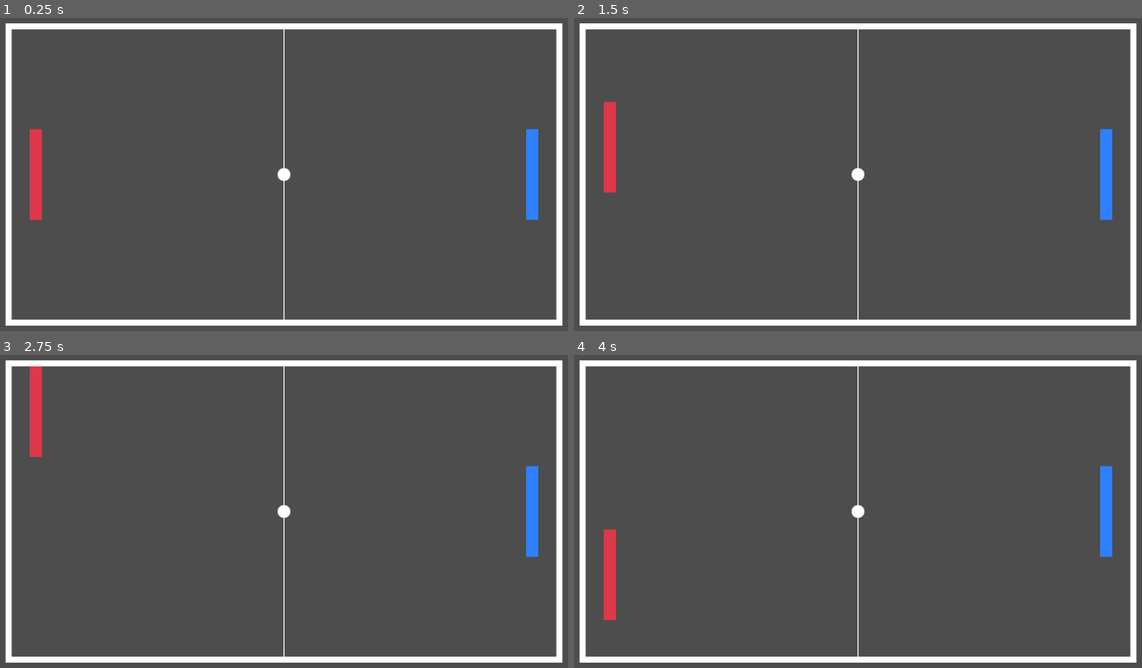
Above: before the commit, frames 1-4 (two rows, left to right).
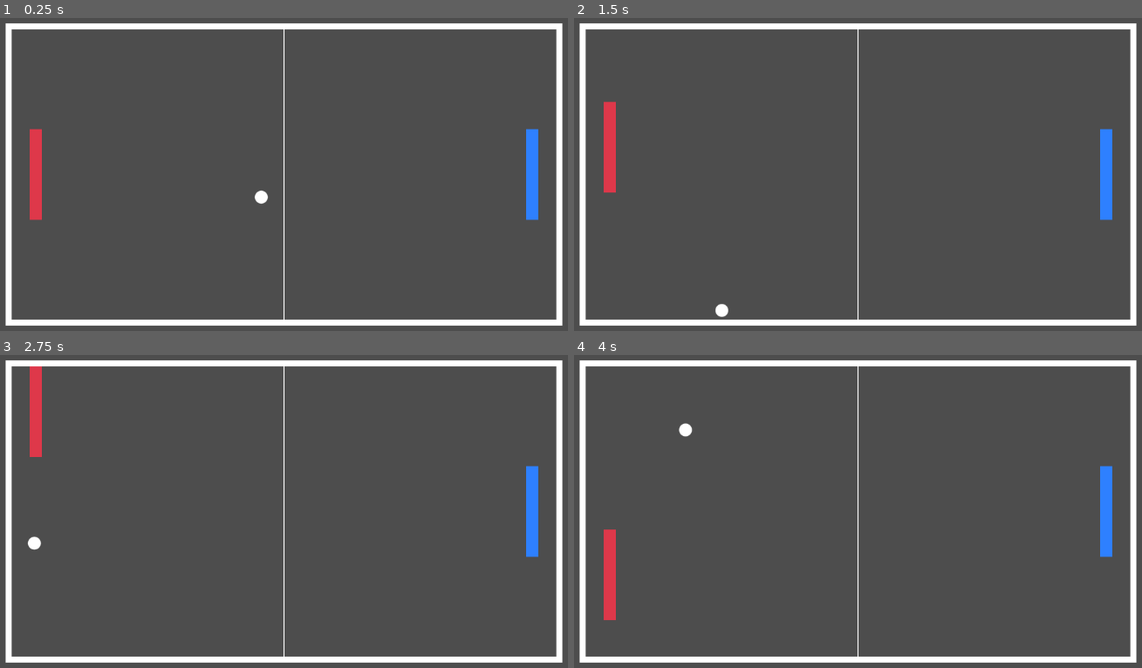
Above: after the commit, the same moments.

Repository: swashdev/redot-pong
Game: Godot game, scene res://main.tscn
The game is run twice, just before and just after one commit, with the same random seed, the same clock (stepped at 60 frames per second) and the same inputs.
Inputs:
- Up to frame 1 (0.25 s): no input
- Up to frame 2 (1.5 s): hold Up (ui_up) 0.53-1.28 s; hold Down (ui_down) from 1.28 s (still down)
- Up to frame 3 (2.75 s): release Down (ui_down) at 2.03 s; hold Up (ui_up) from 2.03 s (still down)
- Up to frame 4 (4 s): release Up (ui_up) at 3.53 s; hold Down (ui_down) from 3.53 s (still down)

The runs differ from the first frame. In frame 1, 0.2% of the frame differs, in the area x 44-52%, y 47-60%; in frame 2, 0.2%; in frame 3, 0.2%; in frame 4, 0.2%, in the area x 18-52%, y 21-53%.

Commit message:
Implement ball movement.
The ball will now move, bouncing off of walls and paddles.

Diff:
--- a/game.gd
+++ b/game.gd
@@ -4,7 +4,12 @@
 
 #region Constants
 
+# The base speed for the ball & paddle
+const BASE_BALL_SPEED: float = 300.0
 const BASE_PADDLE_SPEED: float = 600.0
+
+# The max angle (in radians) at which the ball will bounce.
+const MAX_BOUNCE_ANGLE = 0.872664626
 
 #endregion Constants
 
@@ -17,6 +22,13 @@
 
 #endregion Child Nodes
 
+#region Local Variables
+
+# The direction that the ball is moving, irrespective of speed.
+var ball_direction: Vector2 = Vector2(-0.5, 0.5)
+
+#endregion Local Variables
+
 #region Mainloop
 
 func _process(delta: float) -> void:
@@ -26,6 +38,9 @@
 	delta_pos = movement * Input.get_action_strength("ui_down")
 	delta_pos -= movement * Input.get_action_strength("ui_up")
 	move_paddle(player_1, delta_pos)
+
+	# Move the ball.
+	move_ball(delta)
 
 
 # Moves the given `paddle` a given `delta_pos`.
@@ -38,4 +53,61 @@
 	if paddle.bottom > playfield.bottom:
 		paddle.bottom = playfield.bottom
 
+
+# Moves the ball.
+func move_ball(delta: float) -> void:
+	var ball_speed: float = BASE_BALL_SPEED * delta
+	var ball_velocity: Vector2 = ball_direction * ball_speed
+	var contact_point: float
+	var contact_point_normal: float
+	var dir_rotate: float
+	ball.position += ball_velocity
+
+	# Reflect the ball off of walls.  If the ball contacts a paddle, its
+	# direction is discarded and is altered depending on where on the paddle
+	# it struck.
+	# Note that collision detection is unidirectional for the paddles, so that
+	# the ball can bounce back off of walls.
+	if ball_direction.x < 0.0:
+		if ball.left < player_1.right and ball.right > player_1.right:
+			if ball.top < player_1.bottom and ball.bottom > player_1.top:
+				contact_point = player_1.position.y - ball.position.y
+				contact_point_normal = contact_point / player_1.extent_y
+				dir_rotate = contact_point_normal * MAX_BOUNCE_ANGLE
+				ball_direction = Vector2.RIGHT.rotated(-dir_rotate)
+		elif ball.left < playfield.left:
+			ball_direction.x *= -1
+			print("Ball contacted left wall.")
+	elif ball_direction.x > 0.0:
+		if ball.right > player_2.left and ball.left < player_2.left:
+			if ball.top < player_2.bottom and ball.bottom > player_2.top:
+				contact_point = player_2.position.y - ball.position.y
+				contact_point_normal = contact_point / player_2.extent_y
+				dir_rotate = contact_point_normal * MAX_BOUNCE_ANGLE
+				ball_direction = Vector2.LEFT.rotated(dir_rotate)
+		elif ball.right > playfield.right:
+			ball_direction.x *= -1
+			print("Ball contacted right wall.")
+	if ball_direction.y < 0.0:
+		if ball.top < playfield.top:
+			ball_direction.y *= -1
+			print("Ball contacted top wall")
+		#elif ball.left < player_1.right and ball.top > player_1.bottom:
+			#if ball.top < player_1.bottom:
+				#ball_direction.y *= -1
+		#elif ball.right > player_2.left and ball.top > player_2.bottom:
+			#if ball.top < player_2.bottom:
+				#ball_direction.y *= -1
+	elif ball_direction.y > 0.0:
+		if ball.bottom > playfield.bottom:
+			ball_direction.y *= -1
+			print("Ball contacted bottom wall")
+		#elif ball.left < player_1.right and ball.left > player_1.left:
+			#if ball.bottom > player_1.top:
+				#ball_direction.y *= -1
+		#elif ball.right > player_2.left and ball.right < player_2.right:
+			#if ball.bottom > player_2.top:
+				#ball_direction.y *= -1
+
+
 #endregion Mainloop
